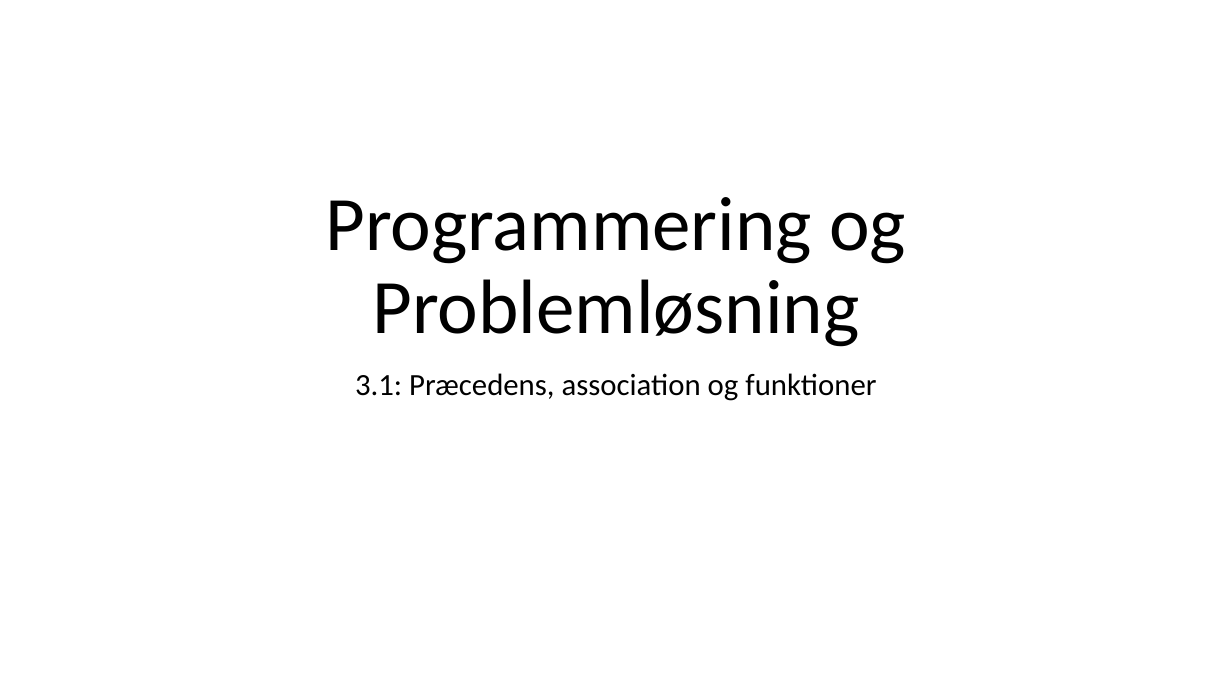
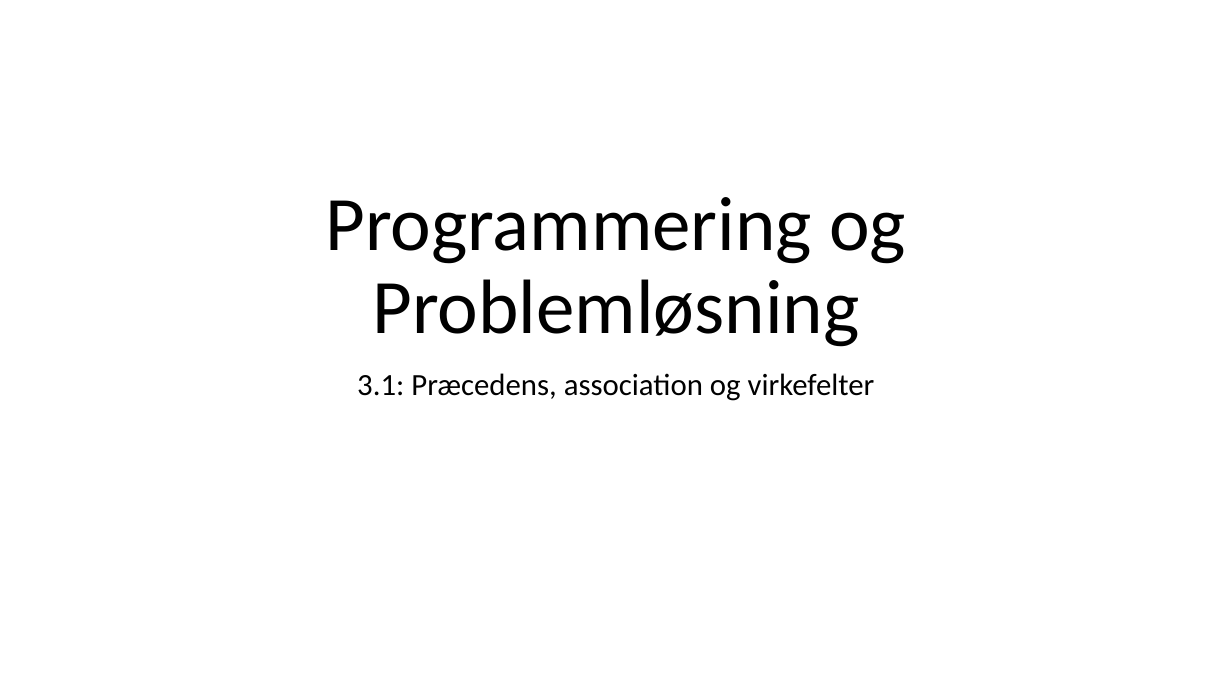
Before and after one commit to fisterloegsovs/pop22, a slide deck: slide 1 of lectures/3.1PrecedenceNKeywords/lecture.pptx. Drawn at 1232x693 pixels with LibreOffice and Linux fonts; fonts in the diff are those of the drawing. Boxes give left, top, right and bottom in pixels: in the first picture for what was removed or moved away, otherwise in the second. Text is boxed around its words. In the diff, an @@ line names an element or a change of style, - is before the commit and + after.

```diff
--- a/lectures/3.1PrecedenceNKeywords/lecture.pptx
+++ b/lectures/3.1PrecedenceNKeywords/lecture.pptx
@@ subtitle at bbox=[357, 373, 875, 401]: text changed @@
-3.1: Præcedens, association og funktioner
+3.1: Præcedens, association og virkefelter
```
Also in this commit, not shown: 1 other slide changed, 1 slide removed, 3 other files.
